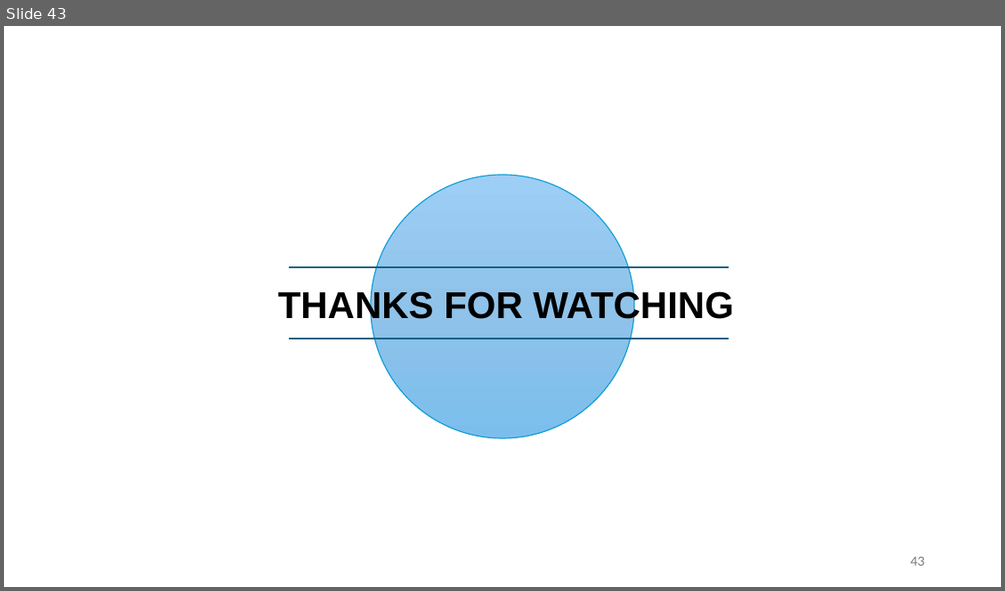
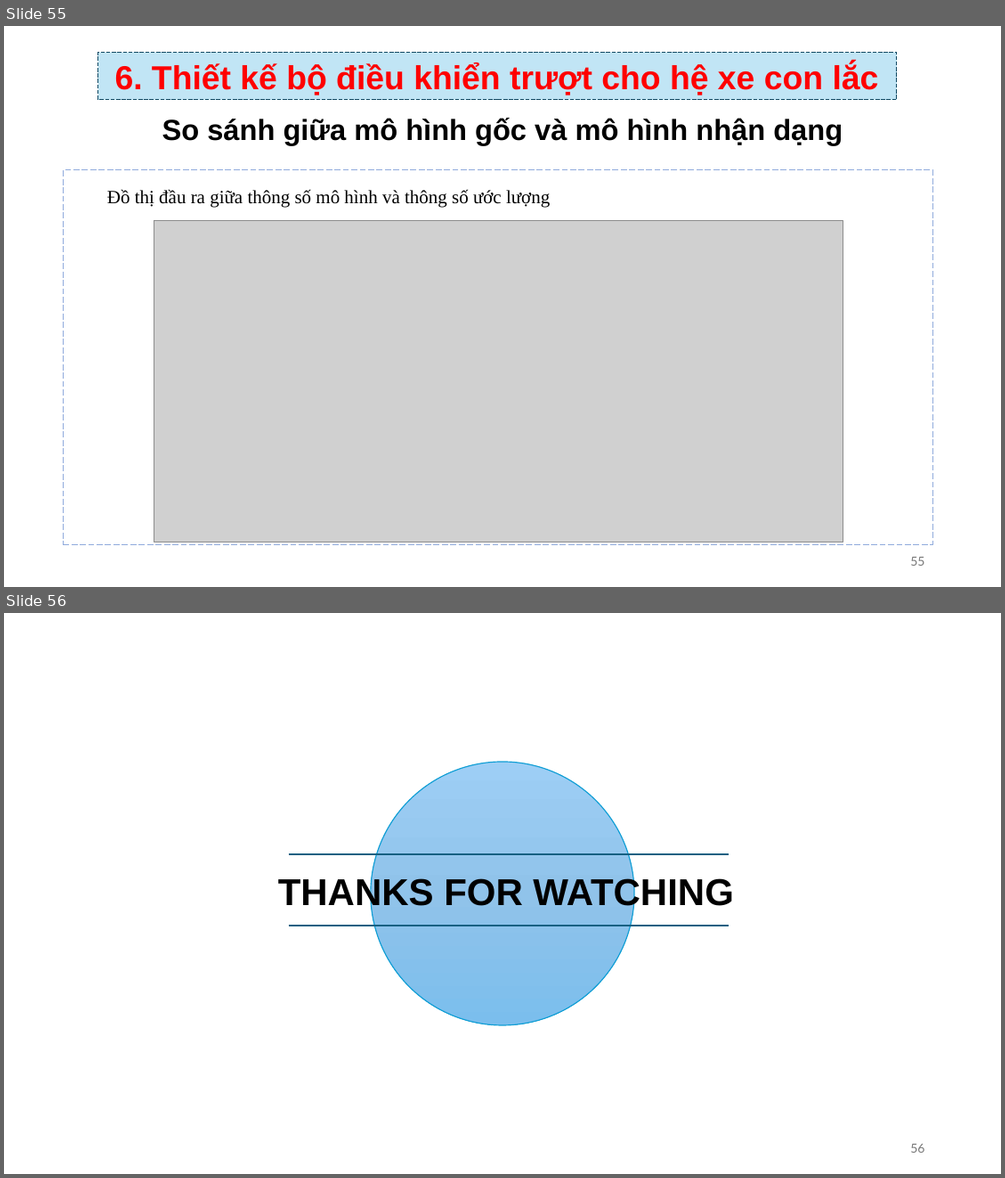
Before and after one commit to TIENPHAT2003/STM32, a slide deck: BaoCaoNhanDang.pptx. Shown one above the other, each under a label of ours: slide 43 before the commit, slides 55 and 56 after it. The pictures are 1005x591 and 1005x1178 pixels, drawn with LibreOffice and Linux fonts; fonts in the diff are those of the drawing; grey boxes stand for pictures; background and template pictures are left out. Boxes give left, top, right and bottom in pixels: in the first picture for what was removed or moved away, otherwise in the second. Text is boxed around its words. In the diff, an @@ line names an element or a change of style, - is before the commit and + after.

Commit message:
Thêm phần nhận dạng thông số vào ppt

```diff
--- a/BaoCaoNhanDang.pptx
+++ b/BaoCaoNhanDang.pptx
@@ slide 55 added at (4,26,1001,587), background #FFFFFF @@
@@ rectangle added at (98,52,897,100), fill #C1E5F5, outline #104862 0.75 pt dashed, 32 pt, text #FF0000, bold @@
+6. Thiết kế bộ điều khiển trượt cho hệ xe con lắc
@@ text added at (162,118,842,145), 28 pt, text #000000, bold @@
+So sánh giữa mô hình gốc và mô hình nhận dạng
@@ freeform shape added at (63,170,933,544), outline #8FAADC 0.75 pt dashed @@
@@ text added at (107,189,550,207), 18 pt, text #000000 @@
+Đồ thị đầu ra giữa thông số mô hình và thông số ước lượng
@@ picture added at (154,220,843,542) @@
@@ page number added at (910,556,924,565), 12 pt, text #797979 @@
+55
@@ what was slide 43 is now slide 56 @@
@@ page number at (910,1143,924,1152): text changed @@
-43
+56
```
Also in this commit, not shown: 1 slide changed, 12 other slides added, 1 other file.
